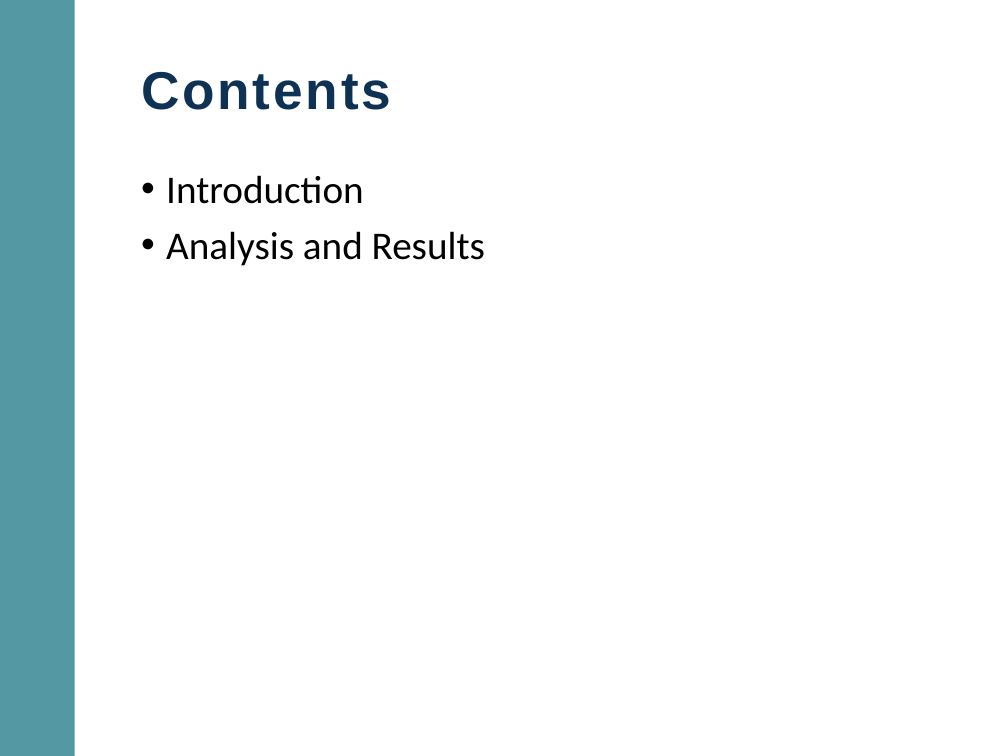
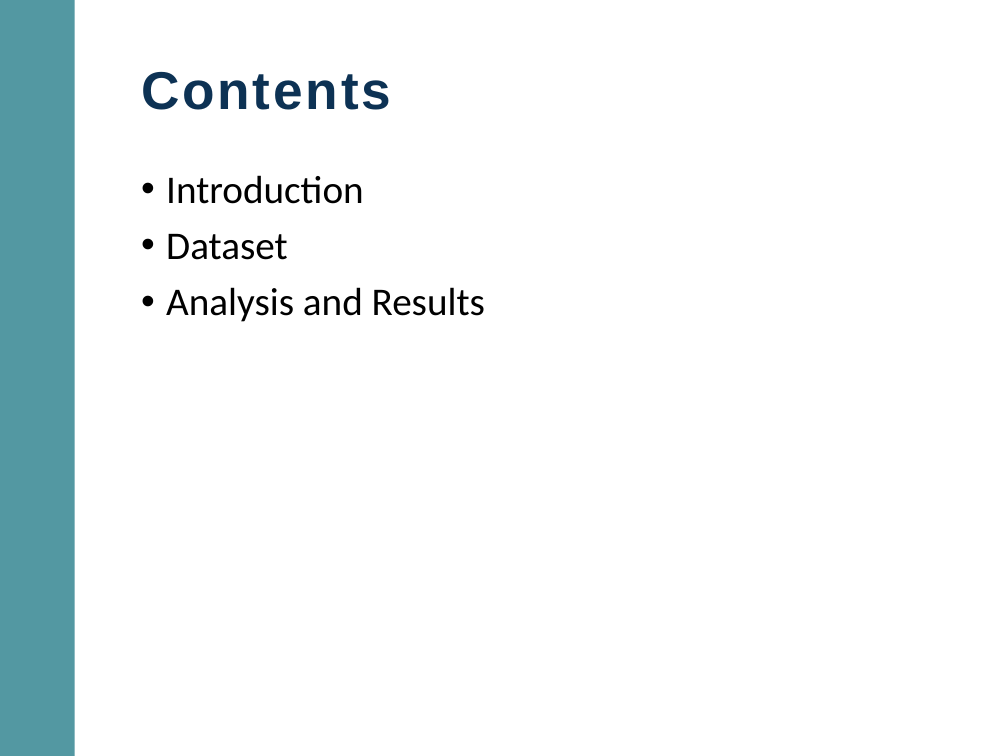
Before and after one commit to manish-mr/Project2-CS6830, a slide deck: slide 2 of Project2.pptx. Drawn at 1008x756 pixels with LibreOffice and Linux fonts; fonts in the diff are those of the drawing; background and template pictures are left out. Boxes give left, top, right and bottom in pixels: in the first picture for what was removed or moved away, otherwise in the second. Text is boxed around its words. In the diff, an @@ line names an element or a change of style, - is before the commit and + after.

Commit message:
Added dataset ppt

```diff
--- a/Project2.pptx
+++ b/Project2.pptx
@@ text at box(166, 234, 288, 260): paragraph added @@
+• Dataset
```
Also in this commit, not shown: 1 slide added.
